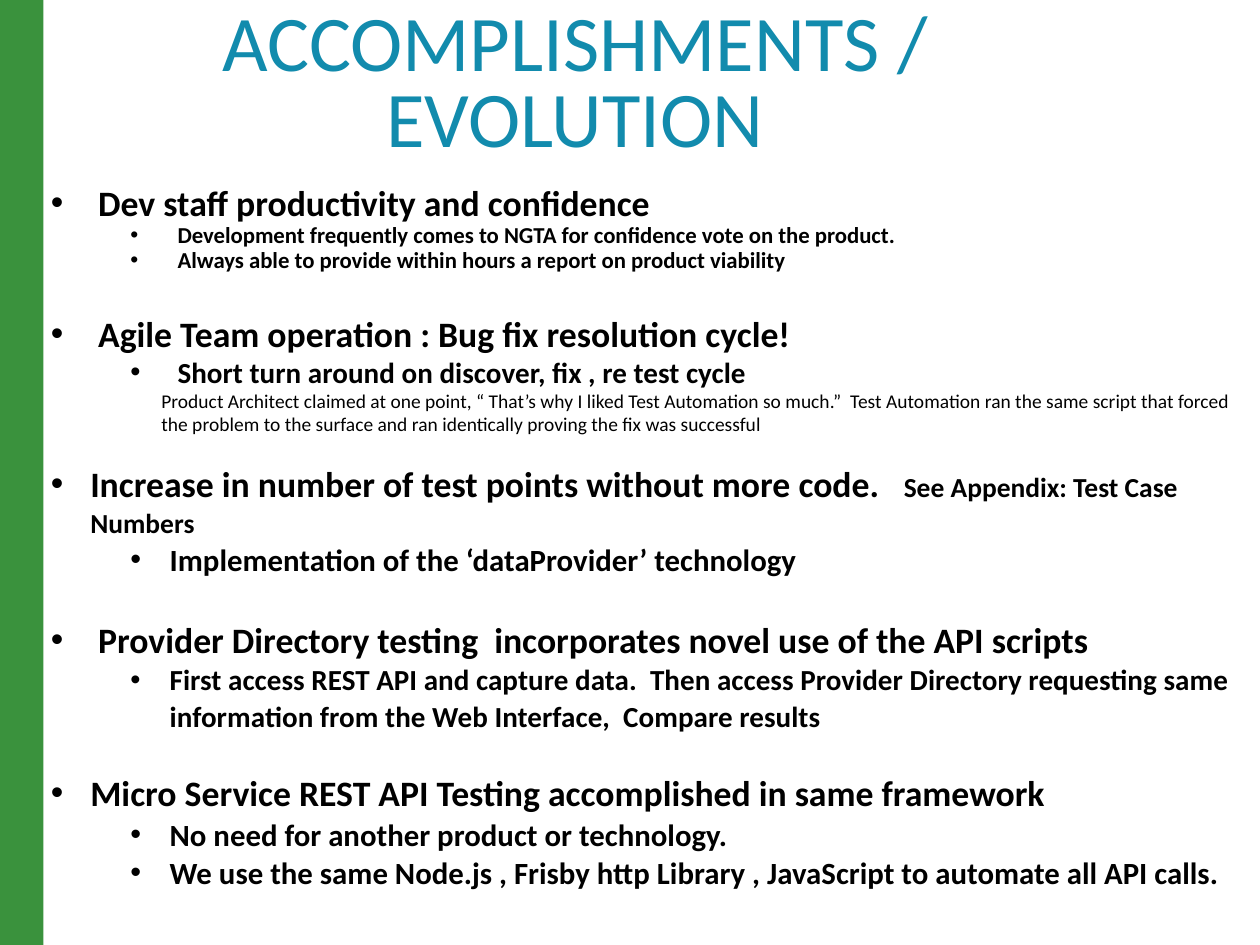
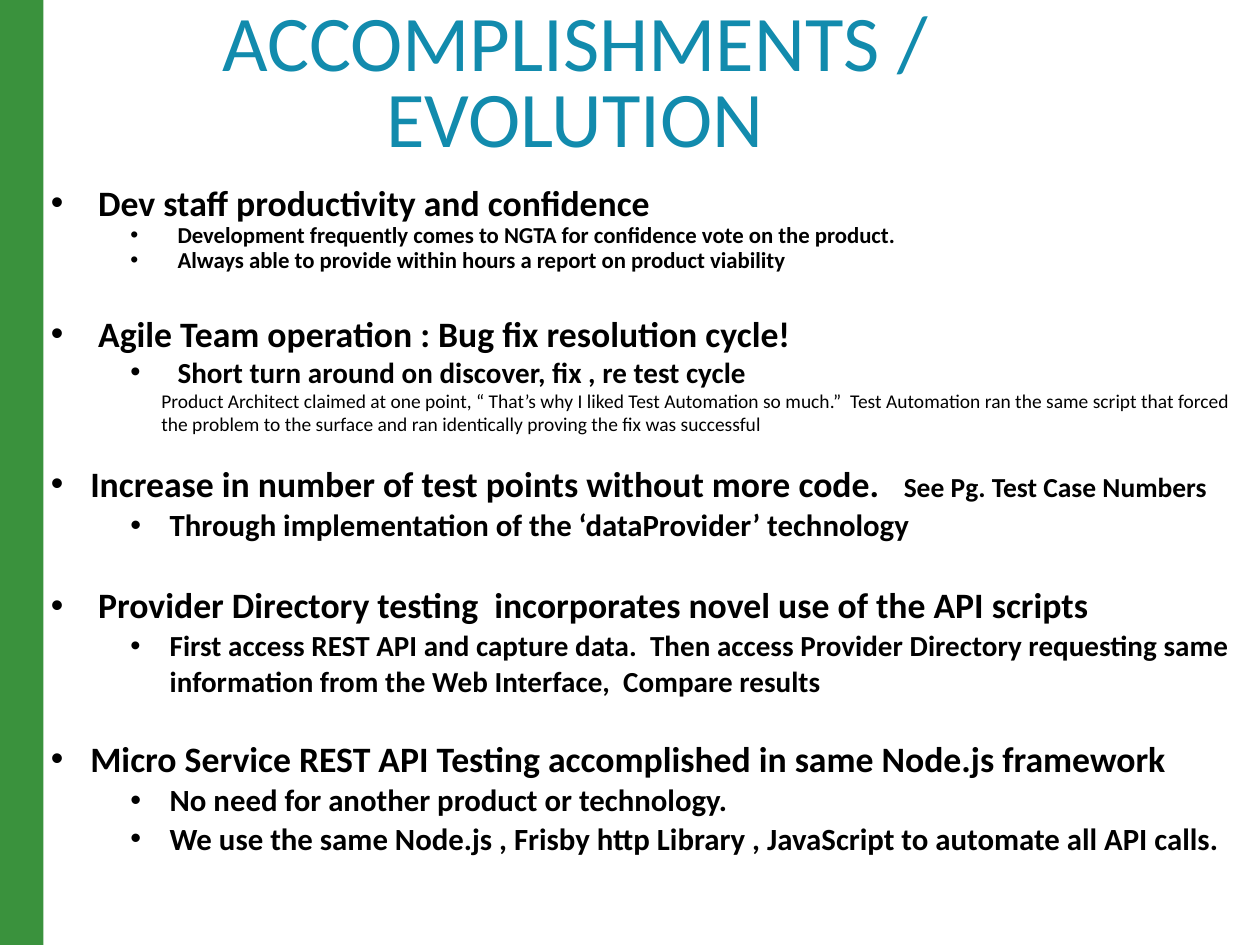
Before and after one commit to raghav9329/mainProf, a slide deck: slide 5 of CurrentWork_Delta/CX_StrategyPowerPoint.pptx. Drawn at 1260x945 pixels with LibreOffice and Linux fonts; fonts in the diff are those of the drawing. Boxes give left, top, right and bottom in pixels: in the first picture for what was removed or moved away, otherwise in the second. Text is boxed around its words. In the diff, an @@ line names an element or a change of style, - is before the commit and + after.

```diff
--- a/CurrentWork_Delta/CX_StrategyPowerPoint.pptx
+++ b/CurrentWork_Delta/CX_StrategyPowerPoint.pptx
@@ text at (x1=90, y1=472, x2=1206, y2=542): text changed; size 20.4 to 17.6 pt @@
-• Increase in number of test points without more code. See Appendix: Test Case Numbers
-  • Implementation of the ‘dataProvider’ technology
+• Increase in number of test points without more code. See Pg. Test Case Numbers
+  • Through implementation of the ‘dataProvider’ technology
@@ text at (x1=90, y1=747, x2=1165, y2=778): text changed @@
-• Micro Service REST API Testing accomplished in same framework
+• Micro Service REST API Testing accomplished in same Node.js framework
```
Also in this commit, not shown: 10 other slides changed, 5 other files.
